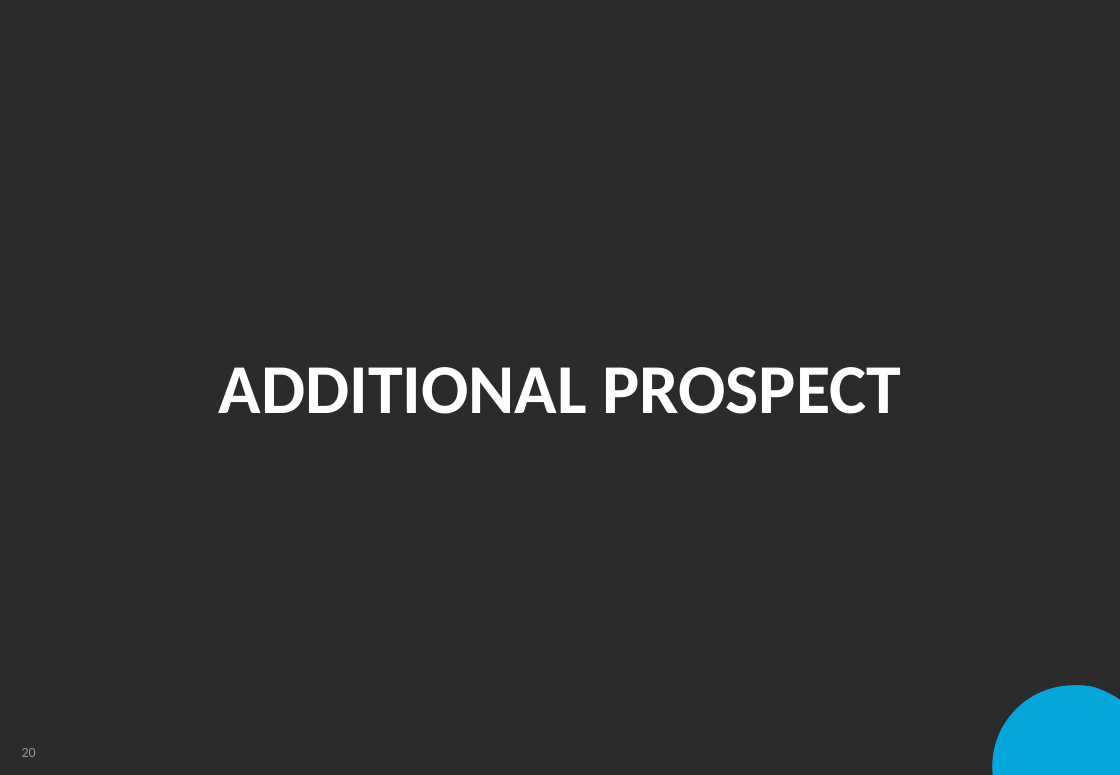
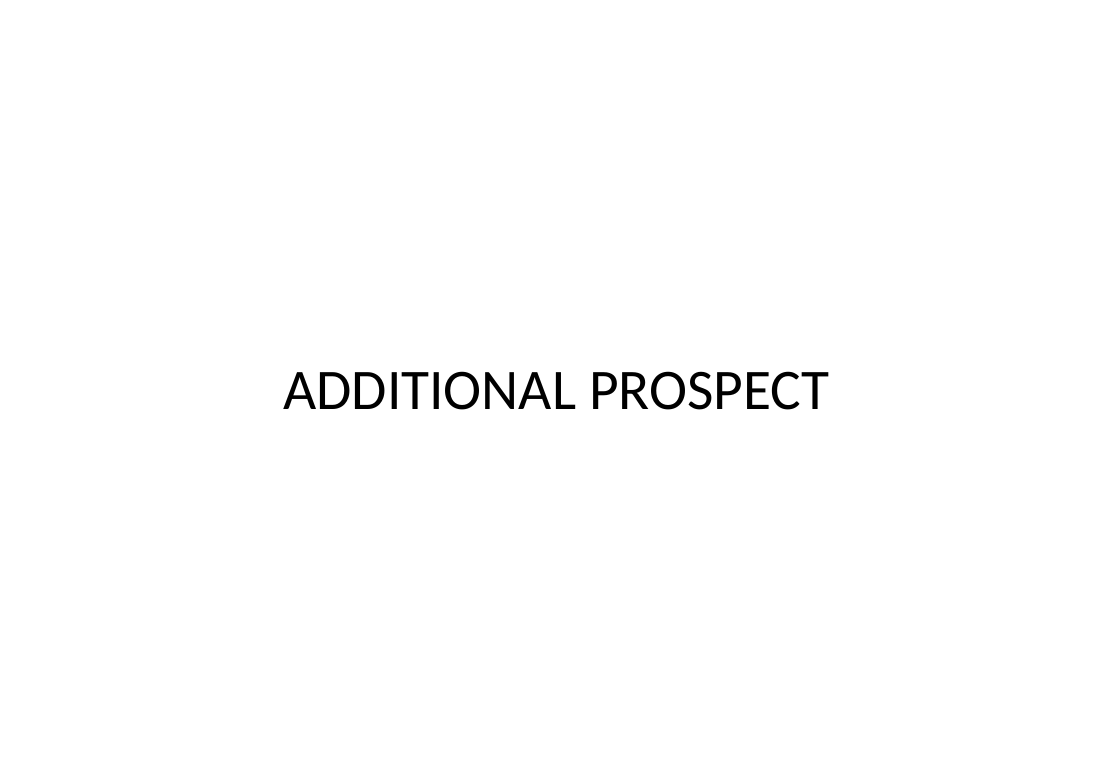
Before and after one commit to RossMerr/md, a slide deck: slide 19 of team/HR & Development/IT Skills Assessment.pptx (slide 20 before the commit). Drawn at 1120x775 pixels with LibreOffice and Linux fonts; fonts in the diff are those of the drawing; background and template pictures are left out; a plain dark background stands for a picture behind light text. Boxes give left, top, right and bottom in pixels: in the first picture for what was removed or moved away, otherwise in the second. Text is boxed around its words. In the diff, an @@ line names an element or a change of style, - is before the commit and + after.

```diff
--- a/team/HR & Development/IT Skills Assessment.pptx
+++ b/team/HR & Development/IT Skills Assessment.pptx
@@ background picture (left out) to #FFFFFF @@
@@ text "ADDITIONAL PROSPECT": place and size @@
-text "ADDITIONAL PROSPECT" at <box>219,367,902,414</box>
+text "ADDITIONAL PROSPECT" at <box>283,371,829,410</box>
@@ text "ADDITIONAL PROSPECT" at <box>283,371,829,410</box>: size 48.8 to 40 pt, text colour #FFFFFF to #000000, bold off; alignment centre to left; line spacing 0.9 to 1; less space between paragraphs; vertical alignment middle to top @@
@@ ellipse removed at <box>993,686,1120,775</box> @@
@@ ellipse removed at <box>1015,686,1120,775</box> @@
@@ page number removed at <box>22,748,36,757</box> @@
-20
```
Also in this commit, not shown: 19 other slides changed, 3 slides removed, 2 other files.
